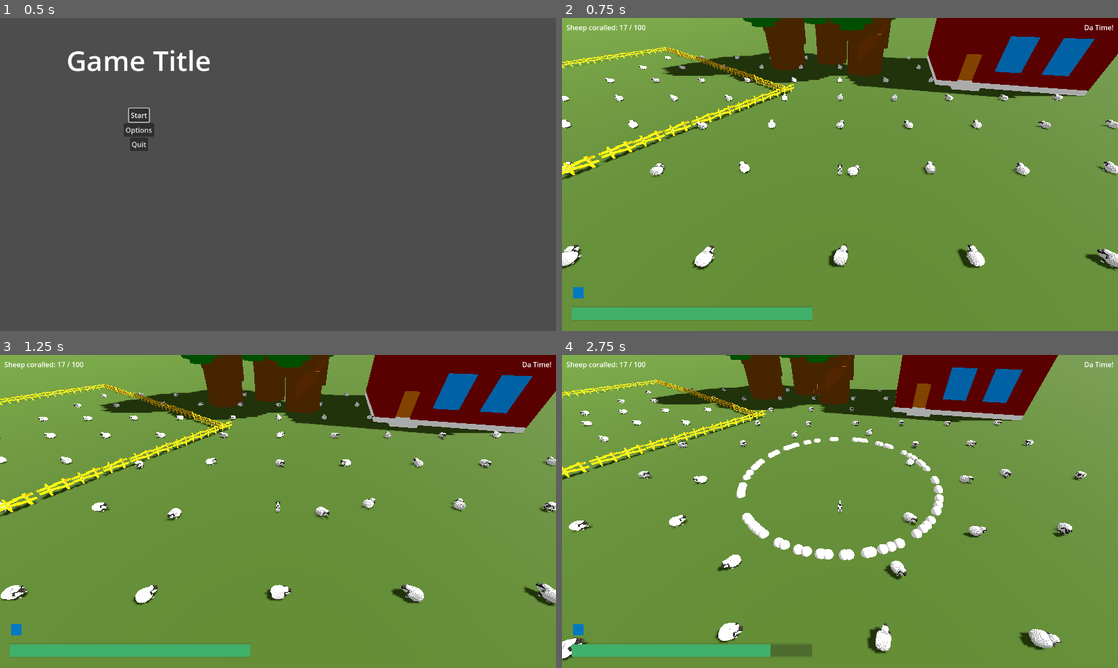
Above: before the commit, frames 1-4 (two rows, left to right).
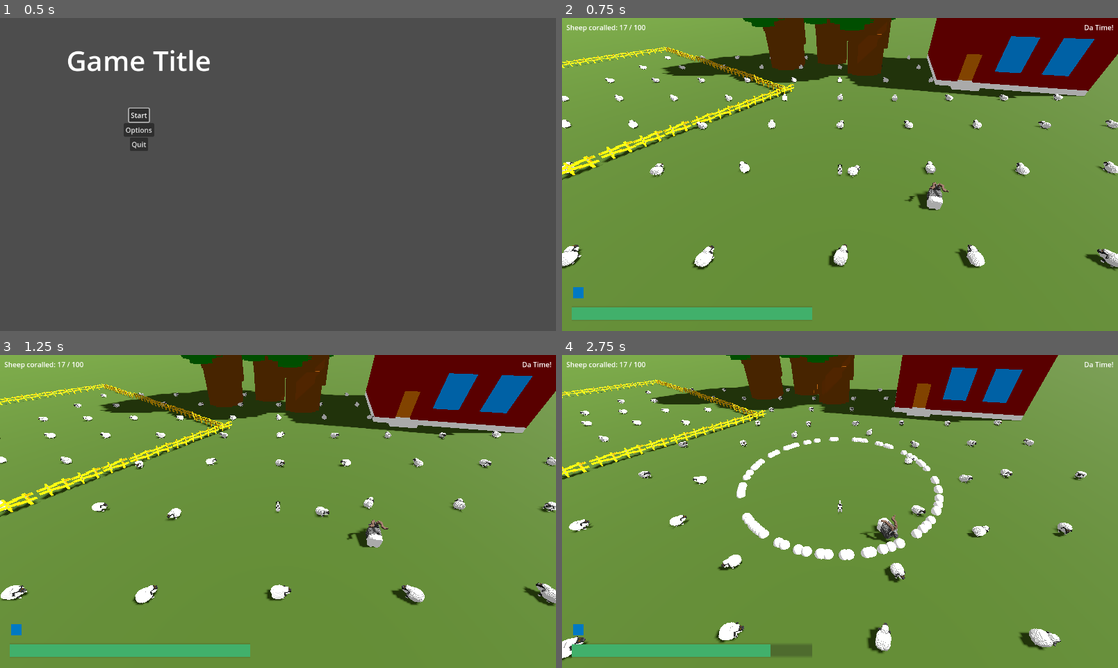
Above: after the commit, the same moments.

Repository: hunttis/ld-58
Game: Godot game, scene res://assets/scenes/master.tscn
The game is run twice, just before and just after one commit, with the same random seed, the same clock (stepped at 60 frames per second) and the same inputs.
Inputs (mouse positions are in pixels of both pictures, inside the frame that each line leads up to):
- Up to frame 1 (0.5 s): no input
- Up to frame 2 (0.75 s): click "Start" at 0.5 s
- Up to frame 3 (1.25 s): no input
- Up to frame 4 (2.75 s): move the mouse to (962, 495) at 1.27 s; hold D (move_right) 1.28-2.03 s; click (962, 495) at 1.35 s; move the mouse to (728, 527) at 2.02 s; hold S (move_back) from 2.03 s (still down); tap Q (ability_bark) at 2.1 s

Frame 1 is identical in both runs. In frame 2, 0.4% of the frame differs, in the area x 16-100%, y 34-80%; in frame 3, 0.5%; in frame 4, 1.3%, in the area x 0-95%, y 10-98%.

Commit message:
add goat

Diff:
--- a/assets/scenes/game.tscn
+++ b/assets/scenes/game.tscn
@@ -1,10 +1,11 @@
-[gd_scene load_steps=7 format=3 uid="uid://41ihcei70jgf"]
+[gd_scene load_steps=8 format=3 uid="uid://41ihcei70jgf"]
 
 [ext_resource type="Script" uid="uid://cdndksq01g27t" path="res://assets/scenes/game.gd" id="1_5gf0t"]
 [ext_resource type="PackedScene" uid="uid://d2n143c74e0i6" path="res://assets/scenes/ui/ui.tscn" id="1_cb66b"]
 [ext_resource type="Script" path="res://assets/scenes/game_camera.gd" id="3_j62u1"]
 [ext_resource type="PackedScene" uid="uid://c8hii7jmloklt" path="res://assets/scenes/game/laidun/laidun.tscn" id="4_cb5na"]
 [ext_resource type="PackedScene" uid="uid://dpidycji3x0sk" path="res://assets/scenes/game/dog/Dog.tscn" id="4_j62u1"]
+[ext_resource type="PackedScene" uid="uid://7gs0odw1wvb2" path="res://assets/scenes/game/goat/Goat.tscn" id="6_5aext"]
 
 [sub_resource type="Environment" id="Environment_j62u1"]
 ambient_light_source = 3
@@ -30,3 +31,6 @@
 [node name="Laidun" parent="." instance=ExtResource("4_cb5na")]
 
 [node name="Dog" parent="." instance=ExtResource("4_j62u1")]
+
+[node name="CharacterBody3D" parent="." instance=ExtResource("6_5aext")]
+transform = Transform3D(1, 0, 0, 0, 1, 0, 0, 0, 1, 8.924397, 0, 4.0398)
--- /dev/null
+++ b/assets/scenes/game/goat/Goat.tscn
@@ -0,0 +1,29 @@
+[gd_scene load_steps=4 format=3 uid="uid://7gs0odw1wvb2"]
+
+[ext_resource type="Script" uid="uid://bt5y4r0b2n00n" path="res://assets/scenes/game/sheep/Sheep.gd" id="1_xencp"]
+[ext_resource type="PackedScene" uid="uid://bfooi731dlrxs" path="res://assets/models/passi.gltf" id="2_yhj6e"]
+
+[sub_resource type="BoxShape3D" id="BoxShape3D_6bqu2"]
+size = Vector3(1.15094, 0.90527344, 1.9436188)
+
+[node name="CharacterBody3D" type="CharacterBody3D"]
+collision_mask = 16
+script = ExtResource("1_xencp")
+max_flee_speed = 20.0
+weight_separation = 0.2
+weight_dog = 10.0
+weight_bark = 200.0
+
+[node name="CollisionShape3D" type="CollisionShape3D" parent="."]
+transform = Transform3D(1, 0, 0, 0, 1, 0, 0, 0, 1, -0.009674072, 0.45263672, -0.23574066)
+shape = SubResource("BoxShape3D_6bqu2")
+
+[node name="NavigationAgent3D" type="NavigationAgent3D" parent="."]
+path_height_offset = 0.5
+avoidance_enabled = true
+radius = 1.0
+avoidance_layers = 3
+avoidance_mask = 7
+
+[node name="passi" parent="." instance=ExtResource("2_yhj6e")]
+transform = Transform3D(-0.08, 0, -6.993822e-09, 0, 0.08, 0, 6.993822e-09, 0, -0.08, 0, 0, 0)
--- a/project.godot
+++ b/project.godot
@@ -56,6 +56,12 @@
 , Object(InputEventJoypadButton,"resource_local_to_scene":false,"resource_name":"","device":-1,"button_index":0,"pressure":0.0,"pressed":false,"script":null)
 ]
 }
+ability_w={
+"deadzone": 0.2,
+"events": [Object(InputEventKey,"resource_local_to_scene":false,"resource_name":"","device":-1,"window_id":0,"alt_pressed":false,"shift_pressed":false,"ctrl_pressed":false,"meta_pressed":false,"pressed":false,"keycode":0,"physical_keycode":87,"key_label":0,"unicode":119,"location":0,"echo":false,"script":null)
+, Object(InputEventJoypadButton,"resource_local_to_scene":false,"resource_name":"","device":-1,"button_index":2,"pressure":0.0,"pressed":false,"script":null)
+]
+}
 move_left={
 "deadzone": 0.2,
 "events": [Object(InputEventJoypadMotion,"resource_local_to_scene":false,"resource_name":"","device":-1,"axis":0,"axis_value":-1.0,"script":null)
@@ -80,6 +86,16 @@
 , Object(InputEventKey,"resource_local_to_scene":false,"resource_name":"","device":-1,"window_id":0,"alt_pressed":false …(183 unchanged characters)…
 ]
 }
+ability_e={
+"deadzone": 0.2,
+"events": [Object(InputEventKey,"resource_local_to_scene":false,"resource_name":"","device":-1,"window_id":0,"alt_pressed":false,"shift_pressed":false,"ctrl_pressed":false,"meta_pressed":false,"pressed":false,"keycode":0,"physical_keycode":69,"key_label":0,"unicode":101,"location":0,"echo":false,"script":null)
+]
+}
+ability_r={
+"deadzone": 0.2,
+"events": [Object(InputEventKey,"resource_local_to_scene":false,"resource_name":"","device":-1,"window_id":0,"alt_pressed":false,"shift_pressed":false,"ctrl_pressed":false,"meta_pressed":false,"pressed":false,"keycode":0,"physical_keycode":82,"key_label":0,"unicode":114,"location":0,"echo":false,"script":null)
+]
+}
 
 [rendering]
 
